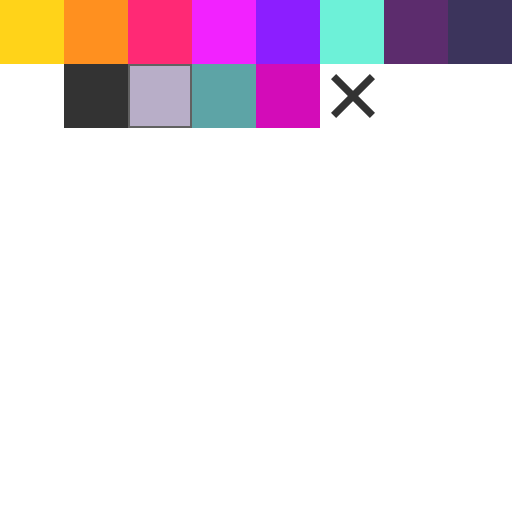
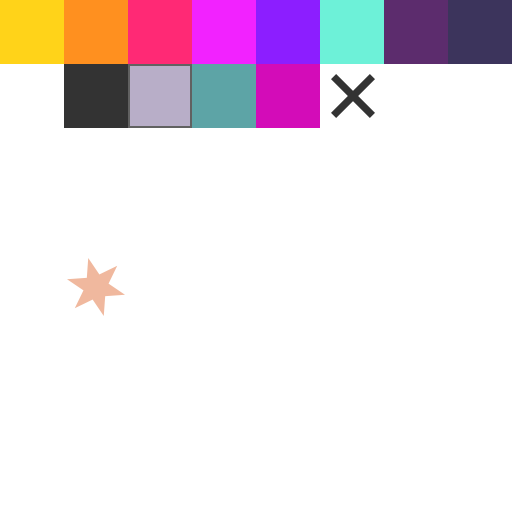
Two versions of the same layered image (512 × 512). Layer-by-layer changes:
added layer "Polygon 1" (48%) above "Ellipse 1 copy" over left=67, top=258, right=125, bottom=316
added layer "Ellipse 1 copy" (36%) above "Ellipse 1" over left=67, top=258, right=125, bottom=316
